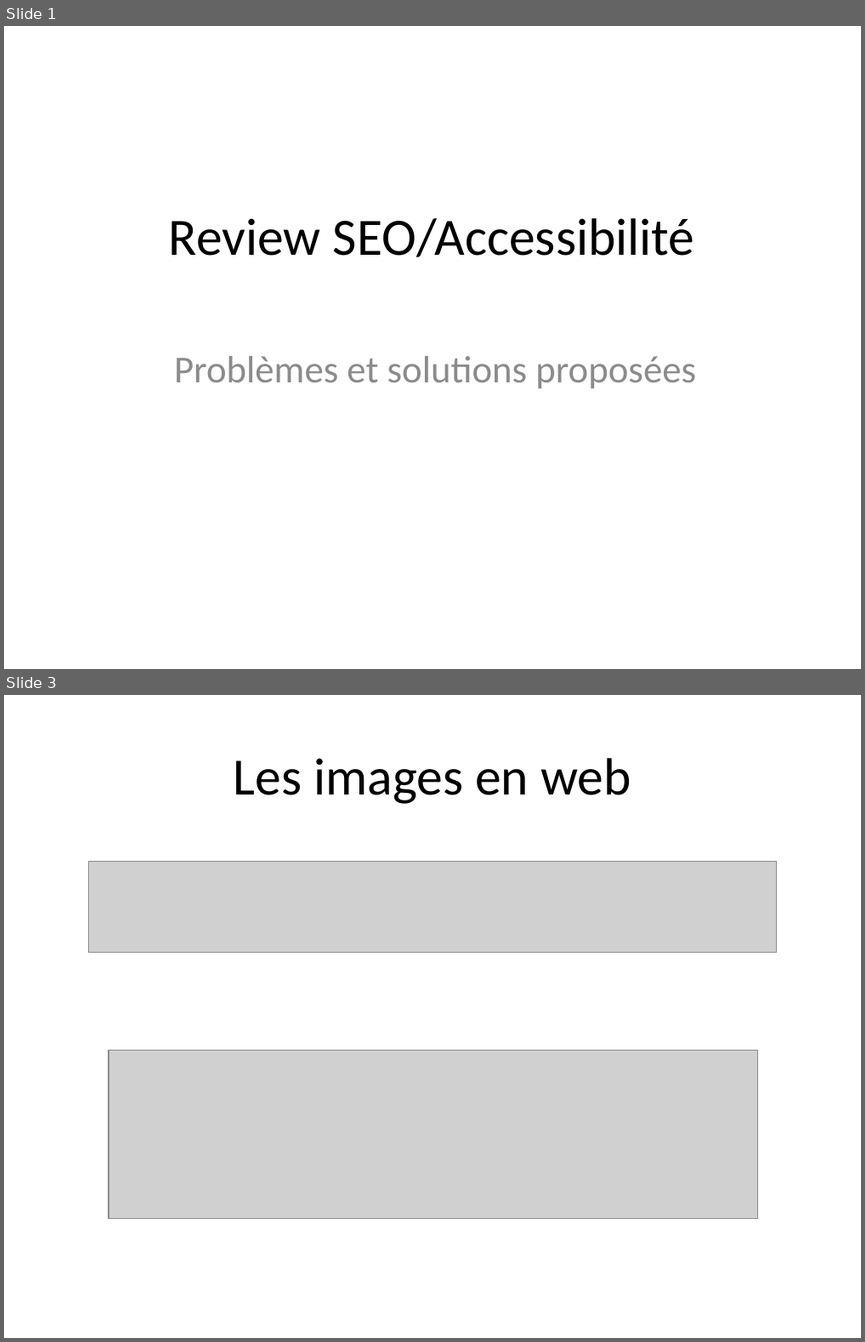
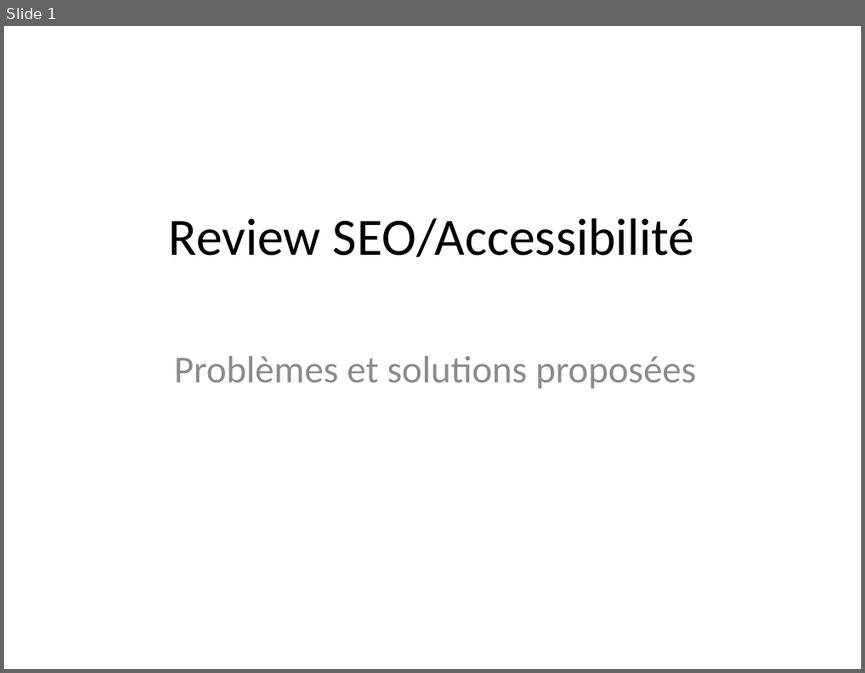
Before and after one commit to ttrasacc/ThomasTrasacco_03_15082021, a slide deck: projet4.pptx. Shown one above the other, each under a label of ours: slides 1 and 3 before the commit, slide 1 after it; the slides between them are not shown. The pictures are 865x1342 and 865x673 pixels, drawn with LibreOffice and Linux fonts; fonts in the diff are those of the drawing; grey boxes stand for pictures. Boxes give left, top, right and bottom in pixels: in the first picture for what was removed or moved away, otherwise in the second. Text is boxed around its words. In the diff, an @@ line names an element or a change of style, - is before the commit and + after.

```diff
--- a/projet4.pptx
+++ b/projet4.pptx
@@ slide 3 removed at bbox=[4, 695, 861, 1338], background #FFFFFF @@
@@ title removed at bbox=[234, 758, 630, 804] @@
-Les images en web
@@ picture removed at bbox=[88, 862, 776, 952] @@
@@ picture removed at bbox=[109, 1049, 758, 1218] @@
```
Also in this commit, not shown: 13 slides added, 8 other slides removed, 4 other files.
